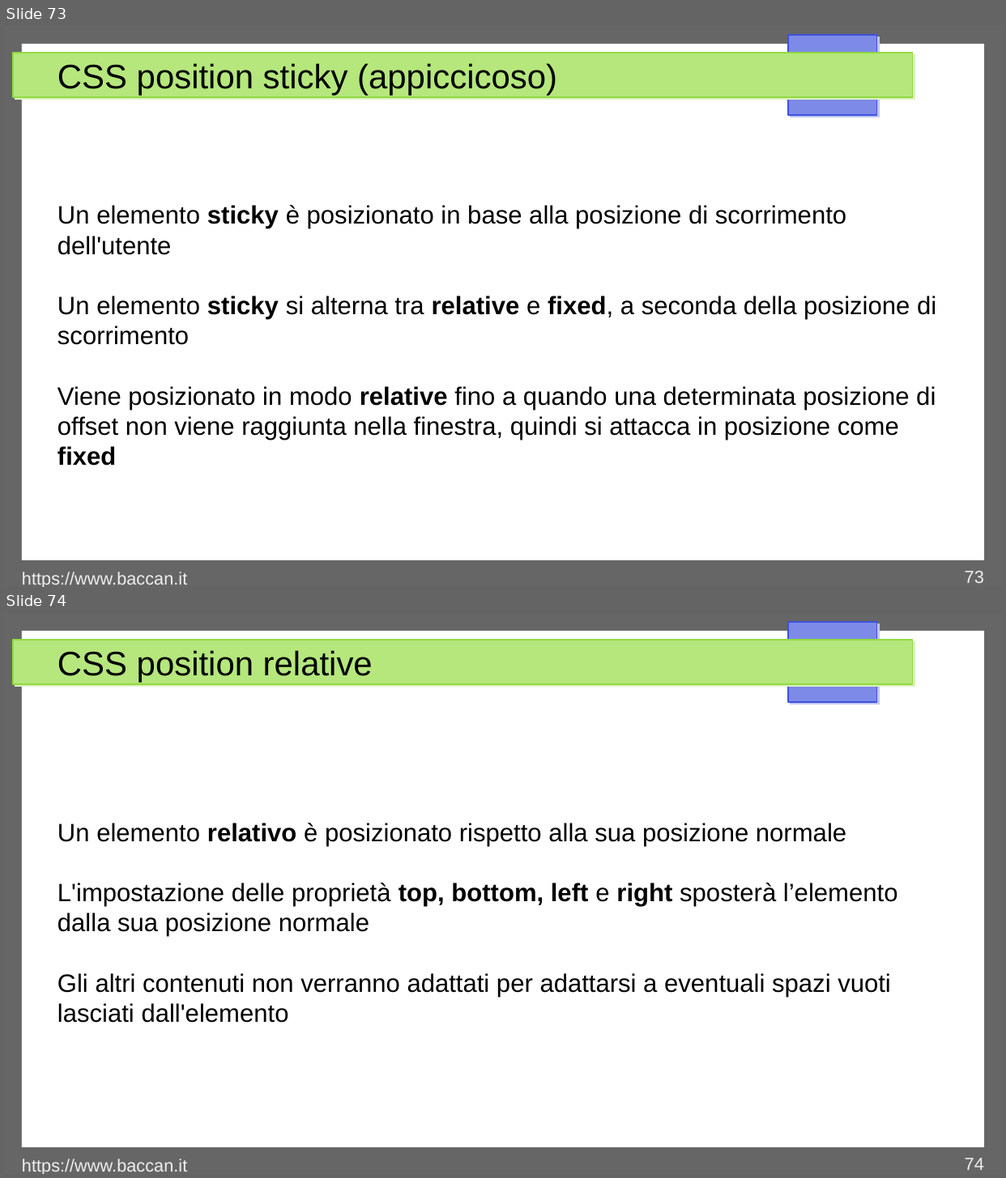
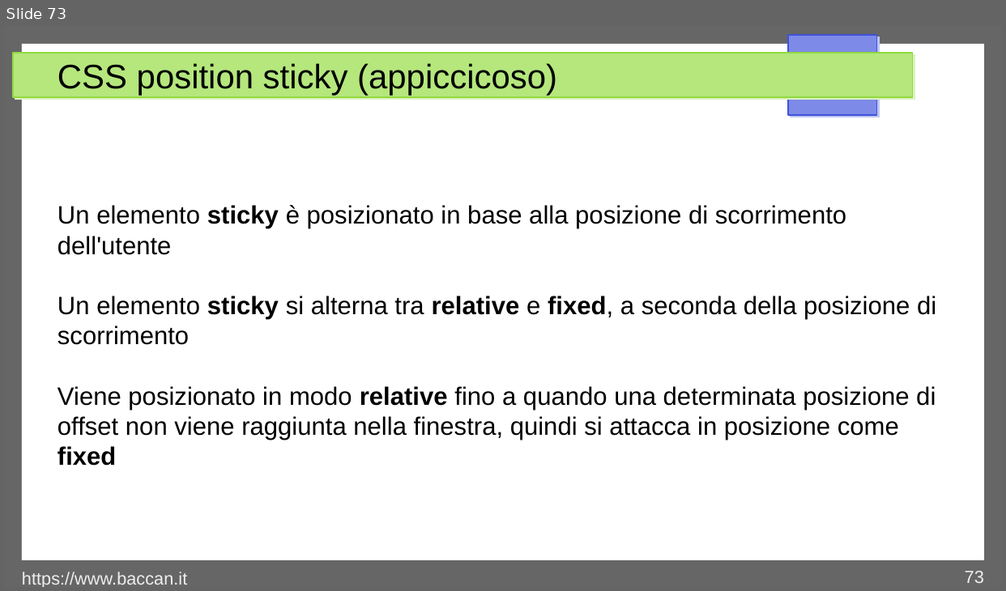
Before and after one commit to matteobaccan/CorsoCSS, a slide deck: Chapter_css.odp. Shown one above the other, each under a label of ours: slides 73 and 74 before the commit, slide 73 after it. The pictures are 1006x1178 and 1006x591 pixels, drawn with LibreOffice and Linux fonts; fonts in the diff are those of the drawing. Boxes give left, top, right and bottom in pixels: in the first picture for what was removed or moved away, otherwise in the second. Text is boxed around its words. In the diff, an @@ line names an element or a change of style, - is before the commit and + after.

```diff
--- a/Chapter_css.odp
+++ b/Chapter_css.odp
@@ slide 74 removed at <box>4,613,1002,1174</box>, background #FFFFFF; not listed: 4 template elements that a slide beside it also shows @@
@@ title removed at <box>57,650,373,682</box> @@
-CSS position relative
@@ text removed at <box>57,823,898,1023</box> @@
-Un elemento relativo è posizionato rispetto alla sua posizione normale
-L'impostazione delle proprietà top, bottom, left e right sposterà l’elemento dalla sua posizione normale
-Gli altri contenuti non verranno adattati per adattarsi a eventuali spazi vuoti lasciati dall'elemento
@@ text removed at <box>22,1159,187,1174</box> @@
-https://www.baccan.it
@@ page number removed at <box>965,1158,984,1170</box> @@
-74
```
Also in this commit, not shown: 2 other files.
